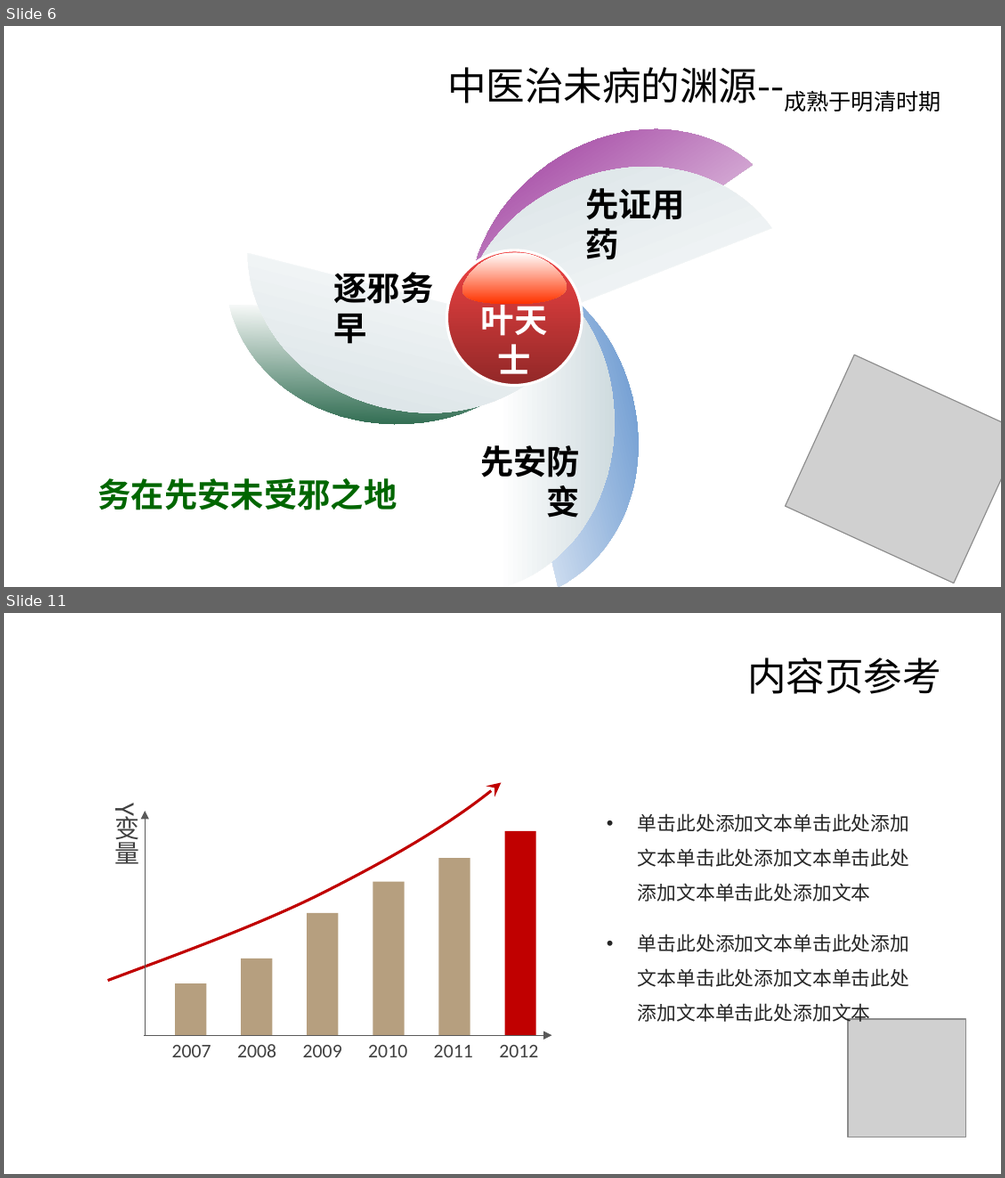
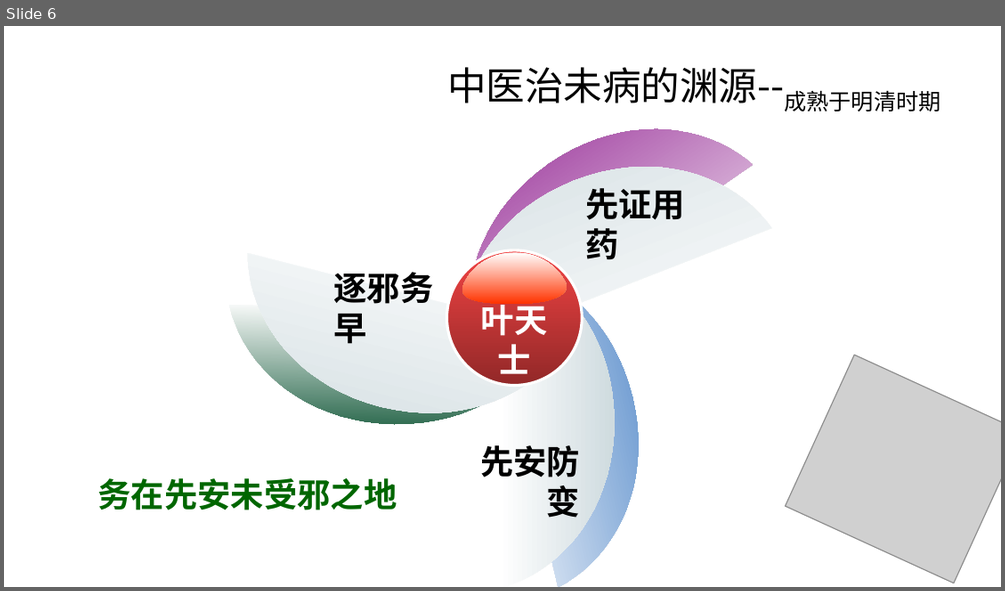
Before and after one commit to sdaulldd/PersonalWork, a slide deck: Document/中国风ppt模板-中医营养.pptx. Shown one above the other, each under a label of ours: slides 6 and 11 before the commit, slide 6 after it; the slides between them are not shown. The pictures are 1005x1178 and 1005x591 pixels, drawn with LibreOffice and Linux fonts; fonts in the diff are those of the drawing; grey boxes stand for pictures; background and template pictures are left out. Boxes give left, top, right and bottom in pixels: in the first picture for what was removed or moved away, otherwise in the second. Text is boxed around its words. In the diff, an @@ line names an element or a change of style, - is before the commit and + after.

```diff
--- a/Document/中国风ppt模板-中医营养.pptx
+++ b/Document/中国风ppt模板-中医营养.pptx
@@ slide 11 removed at box(4, 613, 1001, 1174), background picture (left out) @@
@@ title removed at box(747, 657, 941, 694) @@
-内容页参考
@@ freeform shape removed at box(107, 667, 501, 1094) @@
@@ text removed at box(96, 794, 146, 869) @@
-Y变量
@@ arrow removed from (145, 1035) to (145, 811) @@
@@ text removed at box(638, 813, 909, 901) @@
-• 单击此处添加文本单击此处添加文本单击此处添加文本单击此处添加文本单击此处添加文本
@@ rectangle removed at box(504, 831, 535, 1036) @@
@@ rectangle removed at box(438, 859, 469, 1036) @@
@@ rectangle removed at box(372, 881, 404, 1035) @@
@@ rectangle removed at box(307, 913, 338, 1036) @@
@@ rectangle removed at box(242, 958, 272, 1035) @@
@@ text removed at box(638, 933, 909, 1026) @@
-• 单击此处添加文本单击此处添加文本单击此处添加文本单击此处添加文本单击此处添加文本
@@ rectangle removed at box(176, 984, 206, 1036) @@
@@ arrow removed from (144, 1035) to (552, 1035) @@
@@ picture removed at box(848, 1019, 965, 1136) @@
@@ text removed at box(172, 1045, 211, 1057) @@
-2007
@@ text removed at box(237, 1044, 276, 1057) @@
-2008
@@ text removed at box(303, 1045, 342, 1057) @@
-2009
@@ text removed at box(368, 1045, 407, 1057) @@
-2010
@@ text removed at box(434, 1045, 473, 1057) @@
-2011
@@ text removed at box(499, 1045, 538, 1057) @@
-2012
```
Also in this commit, not shown: 3 slides changed, 8 slides added, 4 other slides removed.
